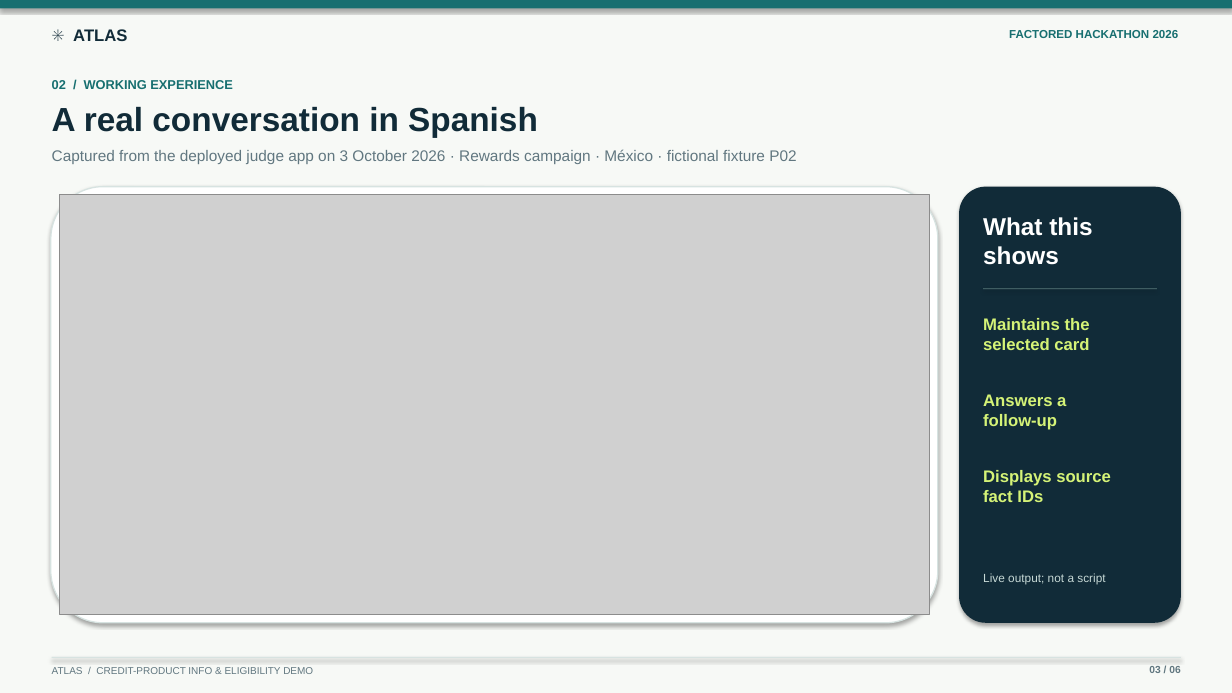
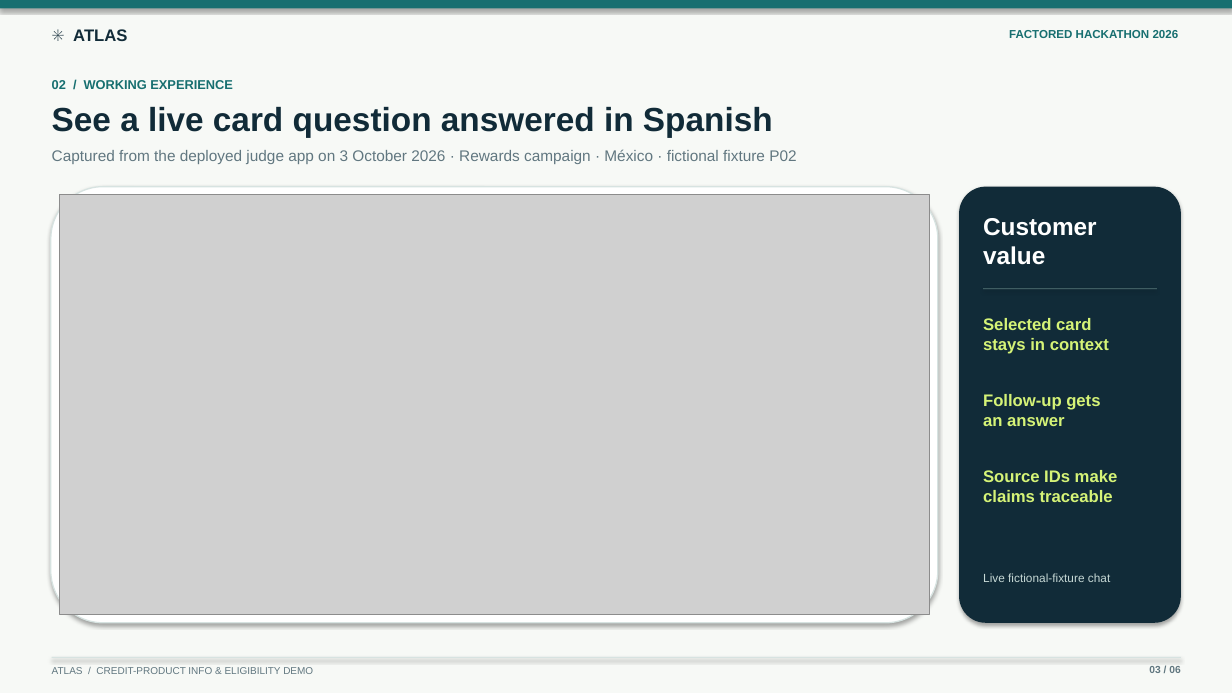
Before and after one commit to lucasswolff/factored-hackathon-2026-atlas, a slide deck: slide 3 of presentation/atlas_factored_hackathon_2026.pptx. Drawn at 1232x693 pixels with LibreOffice and Linux fonts; fonts in the diff are those of the drawing; grey boxes stand for pictures. Boxes give left, top, right and bottom in pixels: in the first picture for what was removed or moved away, otherwise in the second. Text is boxed around its words. In the diff, an @@ line names an element or a change of style, - is before the commit and + after.

Commit message:
Refocus pitch deck on product journey and technical value (#38)

```diff
--- a/presentation/atlas_factored_hackathon_2026.pptx
+++ b/presentation/atlas_factored_hackathon_2026.pptx
@@ text at <box>52,107,773,137</box>: text changed @@
-A real conversation in Spanish
+See a live card question answered in Spanish
@@ text at <box>983,218,1097,265</box>: text changed @@
-What this
-shows
+Customer
+value
@@ text at <box>983,318,1109,354</box>: text changed @@
-Maintains the
-selected card
+Selected card
+stays in context
@@ text at <box>983,394,1100,426</box>: text changed @@
-Answers a
-follow-up
+Follow-up gets
+an answer
@@ text at <box>983,470,1118,502</box>: text changed @@
-Displays source
-fact IDs
+Source IDs make
+claims traceable
@@ text at <box>983,573,1110,582</box>: text changed @@
-Live output; not a script
+Live fictional-fixture chat
```
Also in this commit, not shown: 4 other slides changed, 1 slide added, 1 slide removed, 3 other files.
